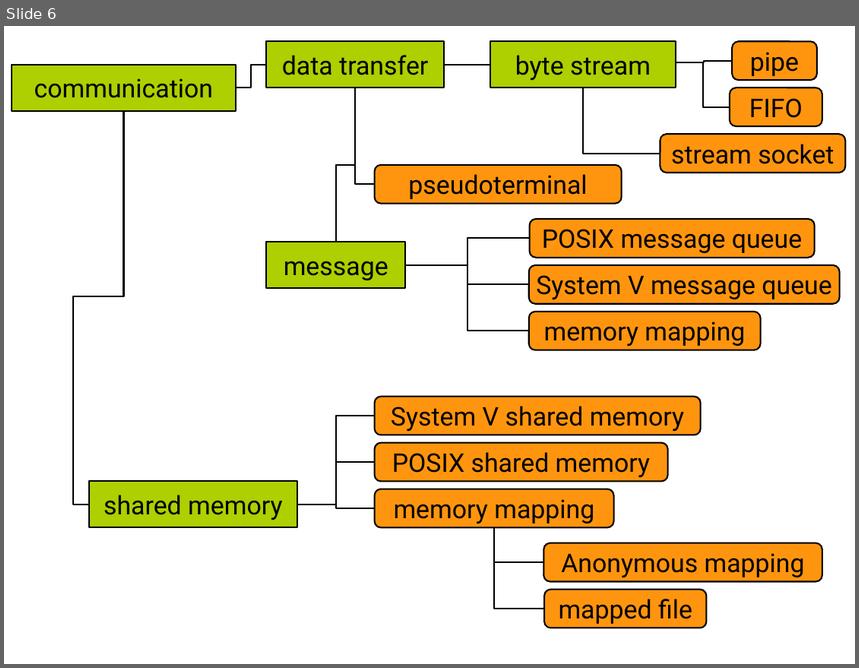
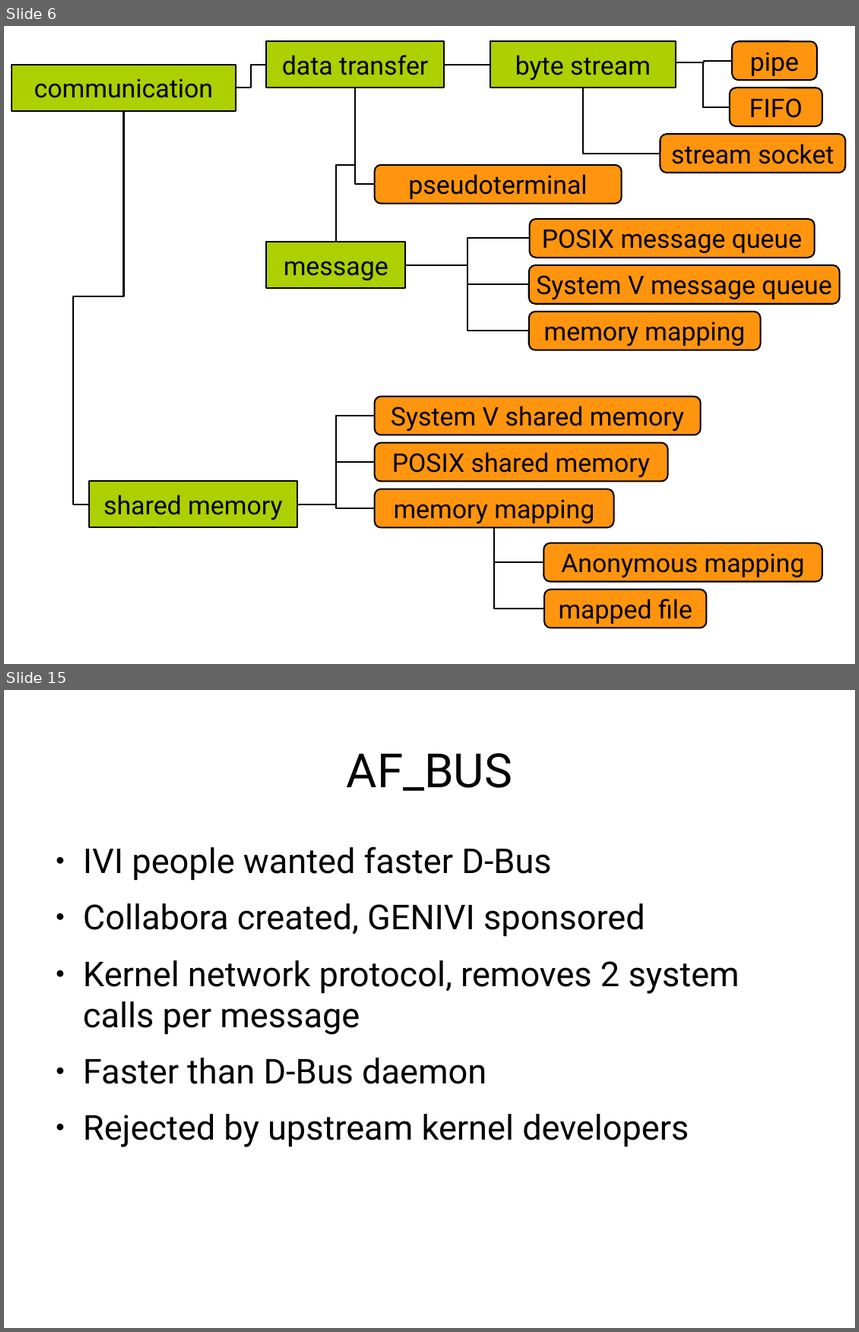
Before and after one commit to gregkh/presentation-kdbus, a slide deck: kdbus.odp. Shown one above the other, each under a label of ours: slide 6 before the commit, slides 6 and 15 after it; the slides between them are not shown. The pictures are 859x668 and 859x1332 pixels, drawn with LibreOffice and Linux fonts; fonts in the diff are those of the drawing. Boxes give left, top, right and bottom in pixels: in the first picture for what was removed or moved away, otherwise in the second. Text is boxed around its words. In the diff, an @@ line names an element or a change of style, - is before the commit and + after.

```diff
--- a/kdbus.odp
+++ b/kdbus.odp
@@ slide 15 added at <box>4,690,855,1328</box>, background #FFFFFF @@
@@ title added at <box>347,753,512,791</box>, 44 pt, text #000000 @@
+AF_BUS
@@ text added at <box>83,847,740,1148</box>, 32 pt, text #000000 @@
+● IVI people wanted faster D-Bus
+● Collabora created, GENIVI sponsored
+● Kernel network protocol, removes 2 system calls per message
+● Faster than D-Bus daemon
+● Rejected by upstream kernel developers
```
Also in this commit, not shown: 17 other slides added, 1 slide removed, 1 other file.
